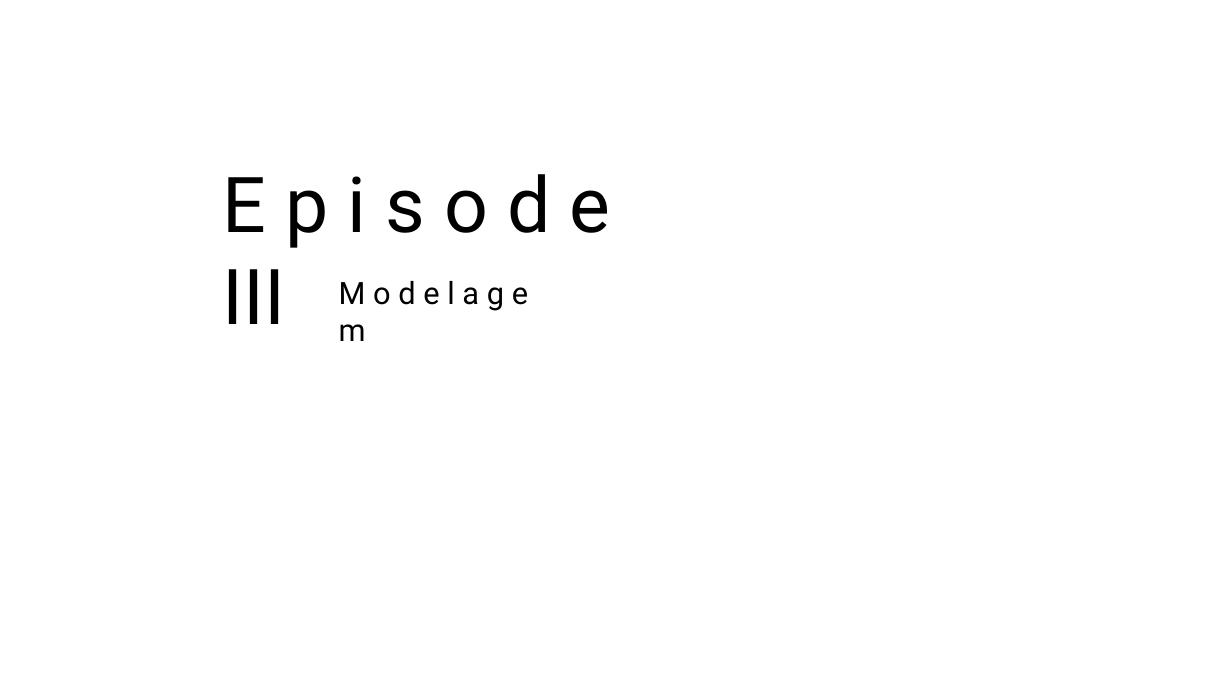
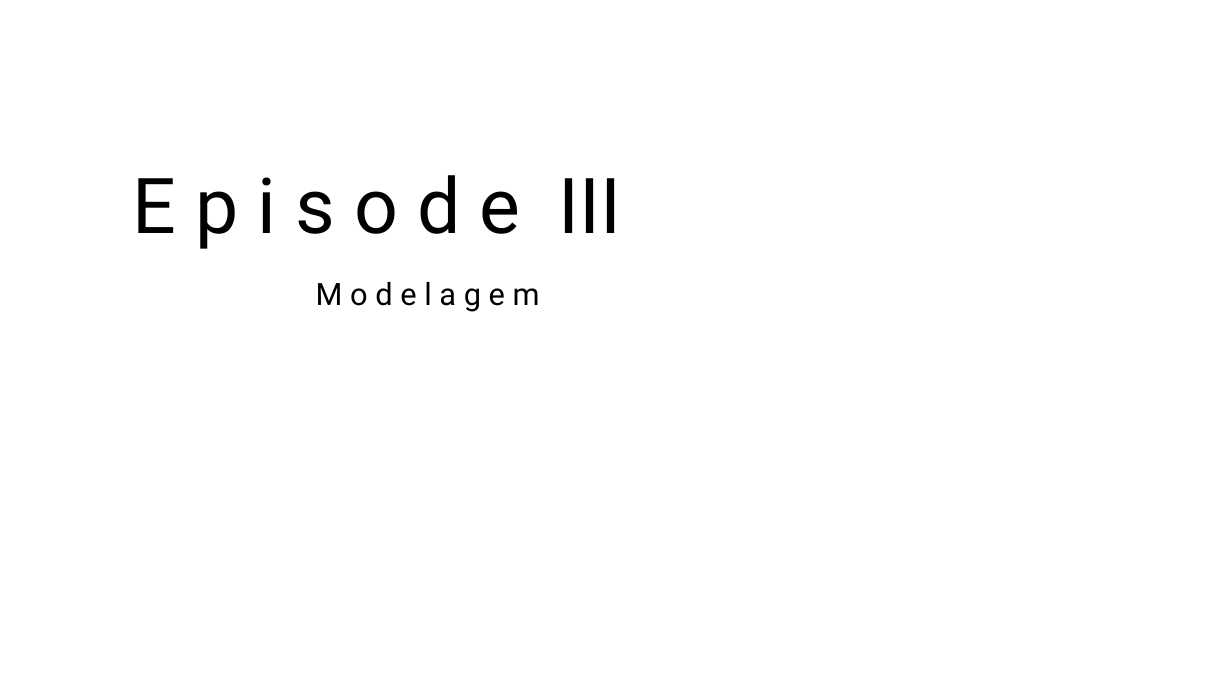
Before and after one commit to daniellygj/Fatec, a slide deck: slide 13 of 2º Semestre/Arquitetura e modelagem de dados/Projeto final/Slide.pptx. Drawn at 1232x693 pixels with LibreOffice and Linux fonts; fonts in the diff are those of the drawing; background and template pictures are left out. Boxes give left, top, right and bottom in pixels: in the first picture for what was removed or moved away, otherwise in the second. Text is boxed around its words. In the diff, an @@ line names an element or a change of style, - is before the commit and + after.

```diff
--- a/2º Semestre/Arquitetura e modelagem de dados/Projeto final/Slide.pptx
+++ b/2º Semestre/Arquitetura e modelagem de dados/Projeto final/Slide.pptx
@@ text "E p i s o ..." rewrapped from box(222, 174, 611, 324) to box(132, 175, 622, 249) @@
@@ text "M o d e l ..." rewrapped from box(339, 281, 528, 341) to box(316, 282, 540, 312) @@
```
Also in this commit, not shown: 12 other slides changed, 1 other file.
